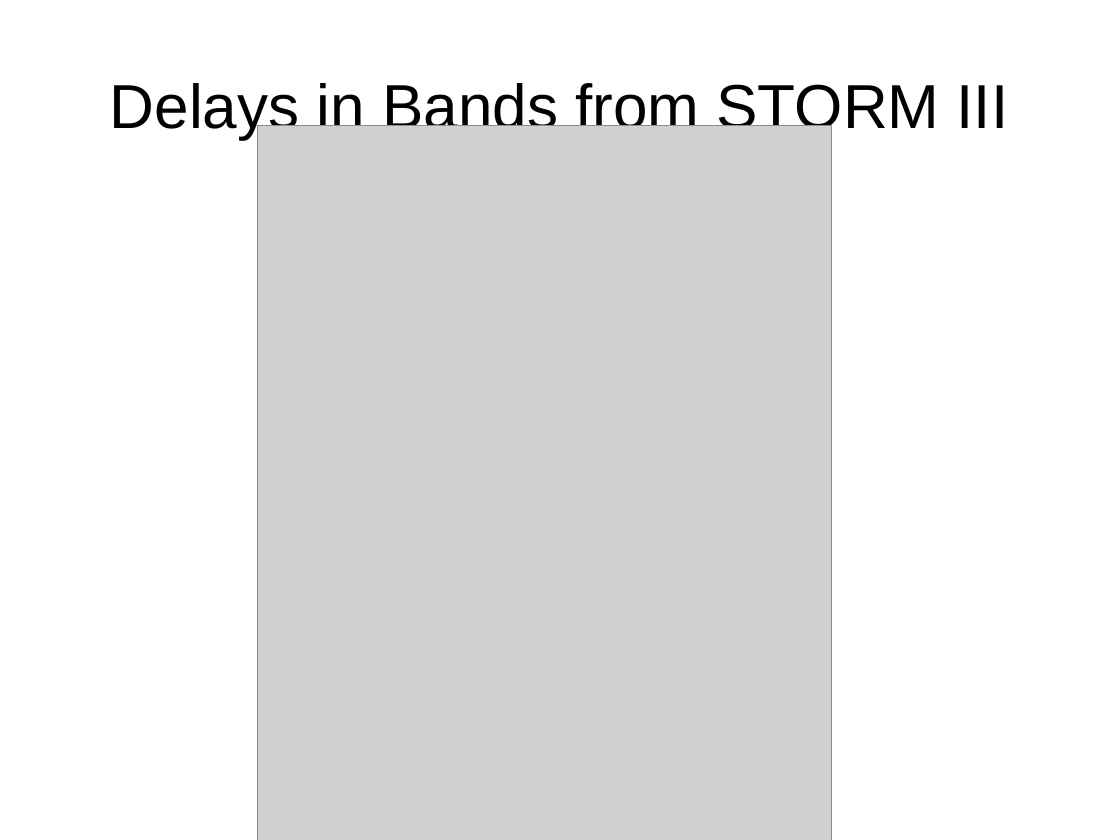
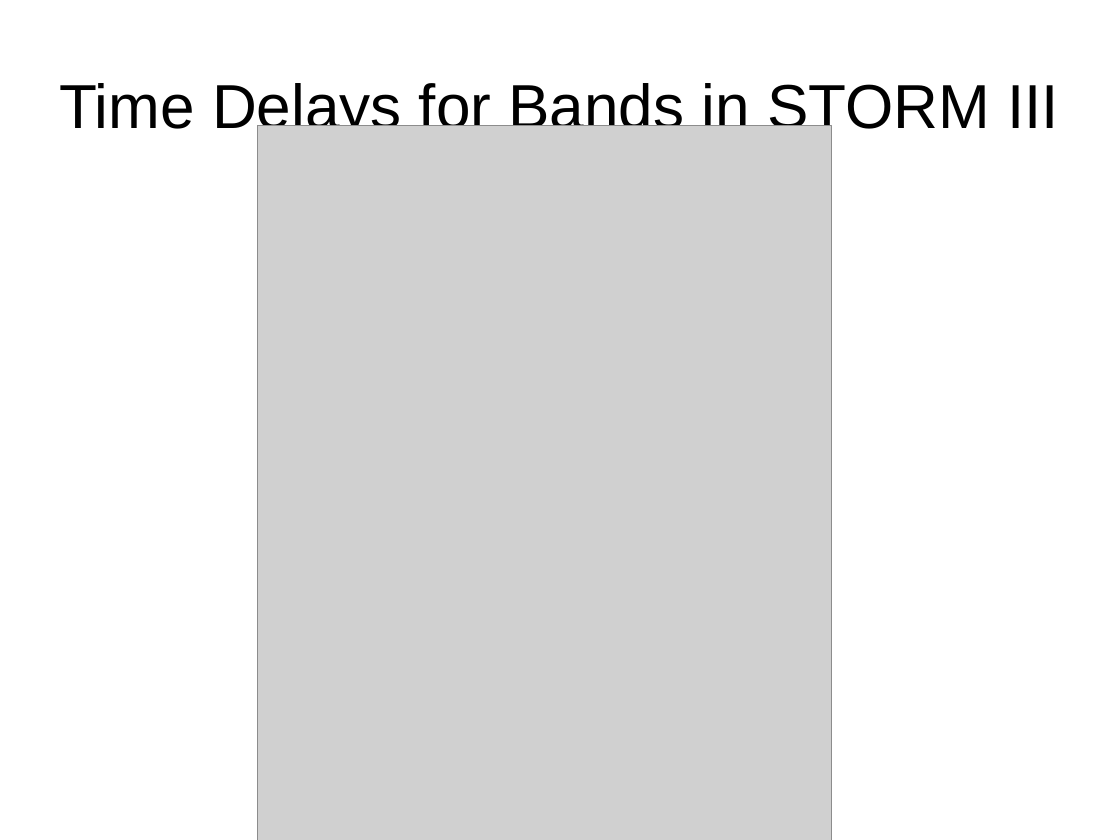
Before and after one commit to othocaes/fourier-agn, a slide deck: slide 13 of pres/final/final.odp. Drawn at 1120x840 pixels with LibreOffice and Linux fonts; fonts in the diff are those of the drawing; grey boxes stand for pictures. Boxes give left, top, right and bottom in pixels: in the first picture for what was removed or moved away, otherwise in the second. Text is boxed around its words. In the diff, an @@ line names an element or a change of style, - is before the commit and + after.

```diff
--- a/pres/final/final.odp
+++ b/pres/final/final.odp
@@ title at (59, 83, 1059, 139): text changed @@
-Delays in Bands from STORM III
+Time Delays for Bands in STORM III
```
Also in this commit, not shown: 7 other slides changed, 7 other files.
